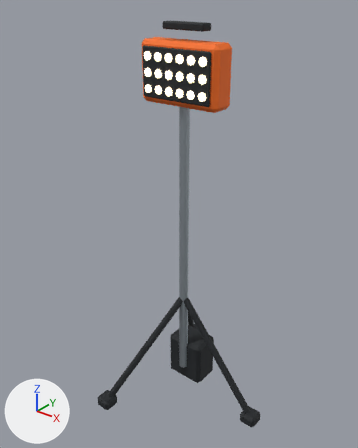
Renders of the glTF model apps/web/public/env/m7/props/emergency_tripod_light.glb from each side of a commit.
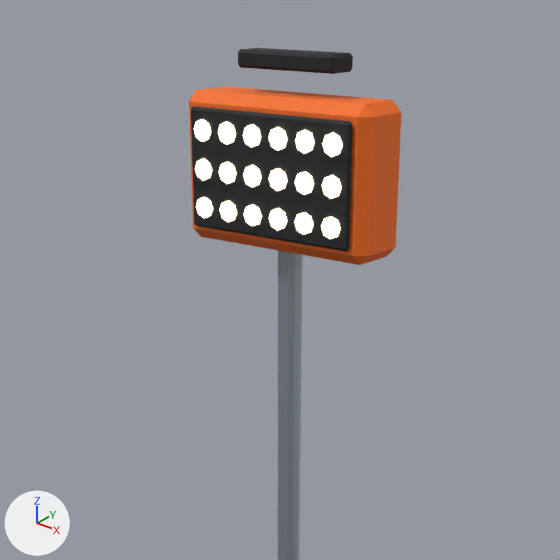
There are two pictures of each version: one whole from a camera (50 mm lens) standing at (1.438, -2.006, 2.419) and looking at (-0.126, -0.051, 1.206), one close up on the part from 17% to 84% of the width and 0% to 53% of the height. The axes (+X, +Y, +Z) are drawn at lower left. The lights are the same throughout. The last two pictures show the newer version. Where no turn or scale is listed for an object, it has been applied to the vertices.

Objects in the first close-up: 'emergency_tripod_light__m7_dark_polymer', 'emergency_tripod_light__m7_galvanised_steel', 'emergency_tripod_light__m7_safety_orange', 'emergency_tripod_light__m7_warm_led'.
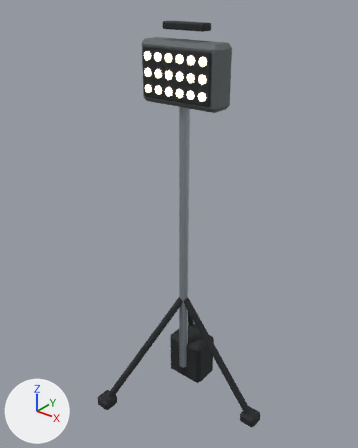
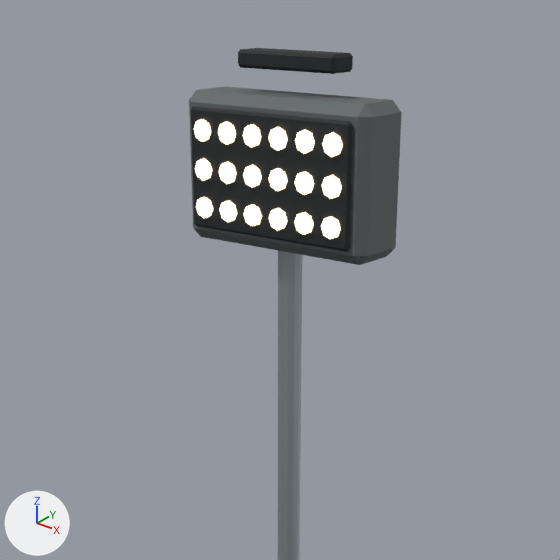
Edits to the scene script, one JSON object a line:
```json
{"op": "set", "path": "mat_m7_safety_orange.base_color", "old": "(0.95, 0.16, 0.012)", "new": "(0.12, 0.135, 0.14)", "note": "orange #f96f1d -> dark grey #616769"}
```

Where the change shows, as pixel boxes (x1, y1, x2, y2) in the close-ups (560 x 560 px):
```json
{"object": "emergency_tripod_light__m7_safety_orange", "change": "recoloured", "before": [189, 86, 402, 265], "after": [189, 86, 402, 265], "on screen": "orange to dark grey"}
```
